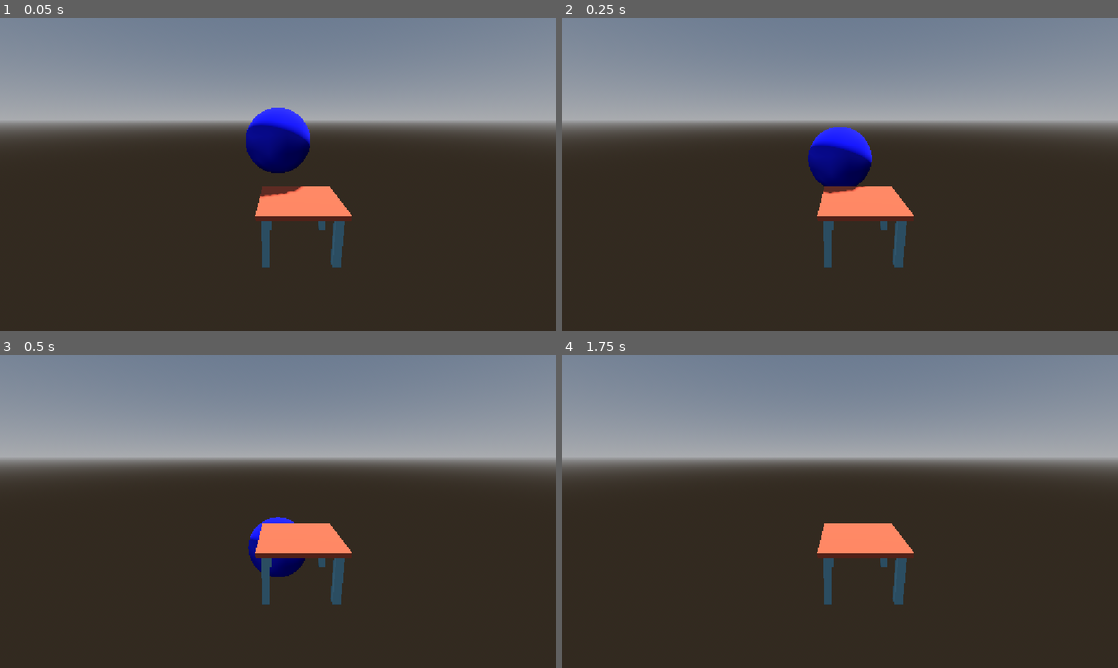
Above: before the commit, frames 1-4 (two rows, left to right).
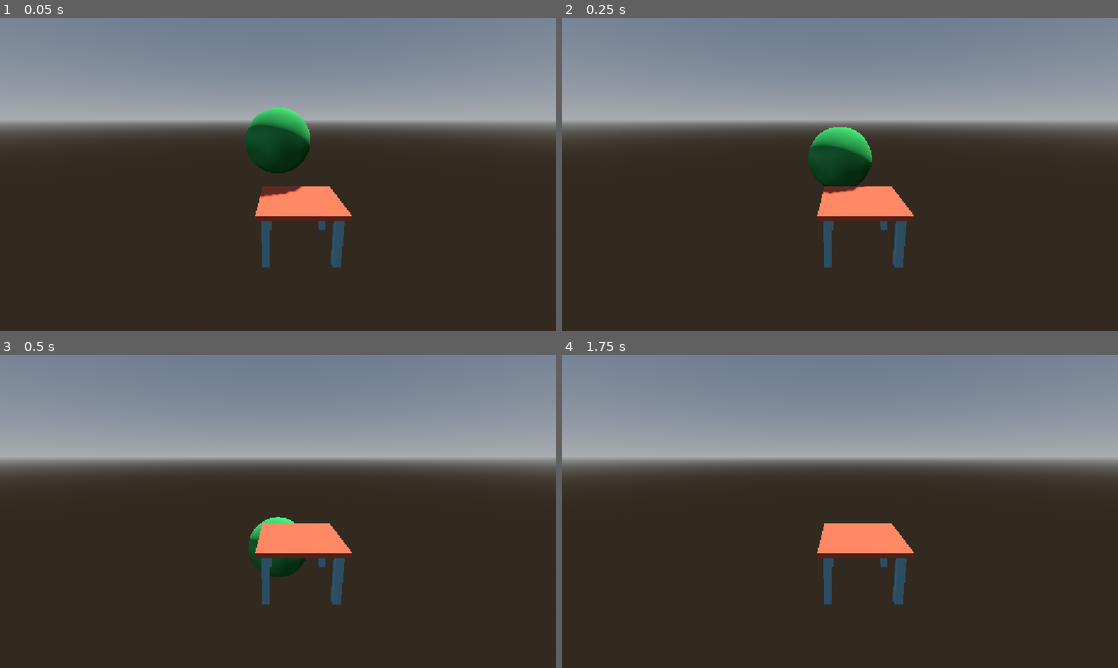
Above: after the commit, the same moments.

Repository: gutierrezArmando/vr-test-01
Game: Godot game, scene res://main.tscn
The game is run twice, just before and just after one commit, with the same random seed, the same clock (stepped at 60 frames per second) and the same inputs.
Inputs:
- Up to frame 1 (0.05 s): no input
- Up to frame 2 (0.25 s): no input
- Up to frame 3 (0.5 s): no input
- Up to frame 4 (1.75 s): tap Enter at 1.25 s

The runs differ from the first frame. In frame 1, 1.9% of the frame differs, in the area x 44-56%, y 28-50%; in frame 2, 1.8%; in frame 3, 0.6%; in frame 4, nothing differs.

Commit message:
Se ha cambiado el color de la esfera en la escena main

Diff:
--- a/main.tscn
+++ b/main.tscn
@@ -14,7 +14,7 @@
 sky = SubResource("Sky_h2yge")
 
 [sub_resource type="StandardMaterial3D" id="StandardMaterial3D_xqxpj"]
-albedo_color = Color(0, 0, 1, 1)
+albedo_color = Color(0.16470589, 0.6431373, 0.2901961, 1)
 
 [sub_resource type="SphereMesh" id="SphereMesh_68p68"]
 material = SubResource("StandardMaterial3D_xqxpj")
